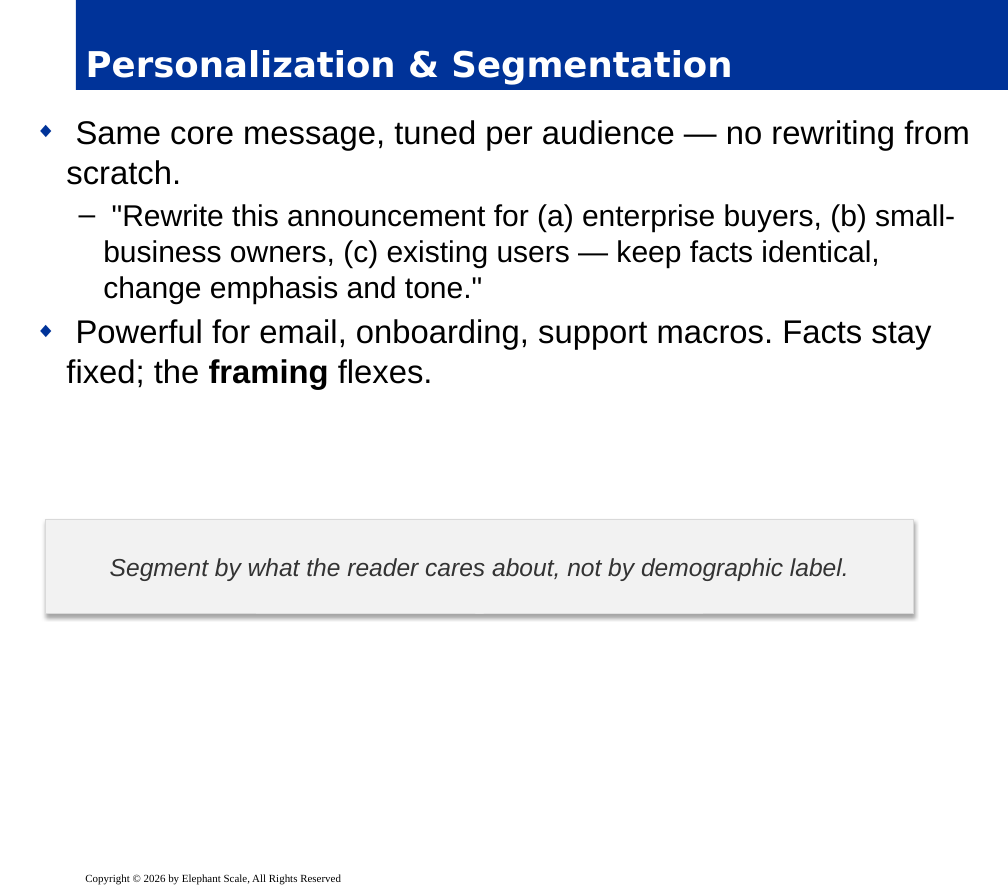
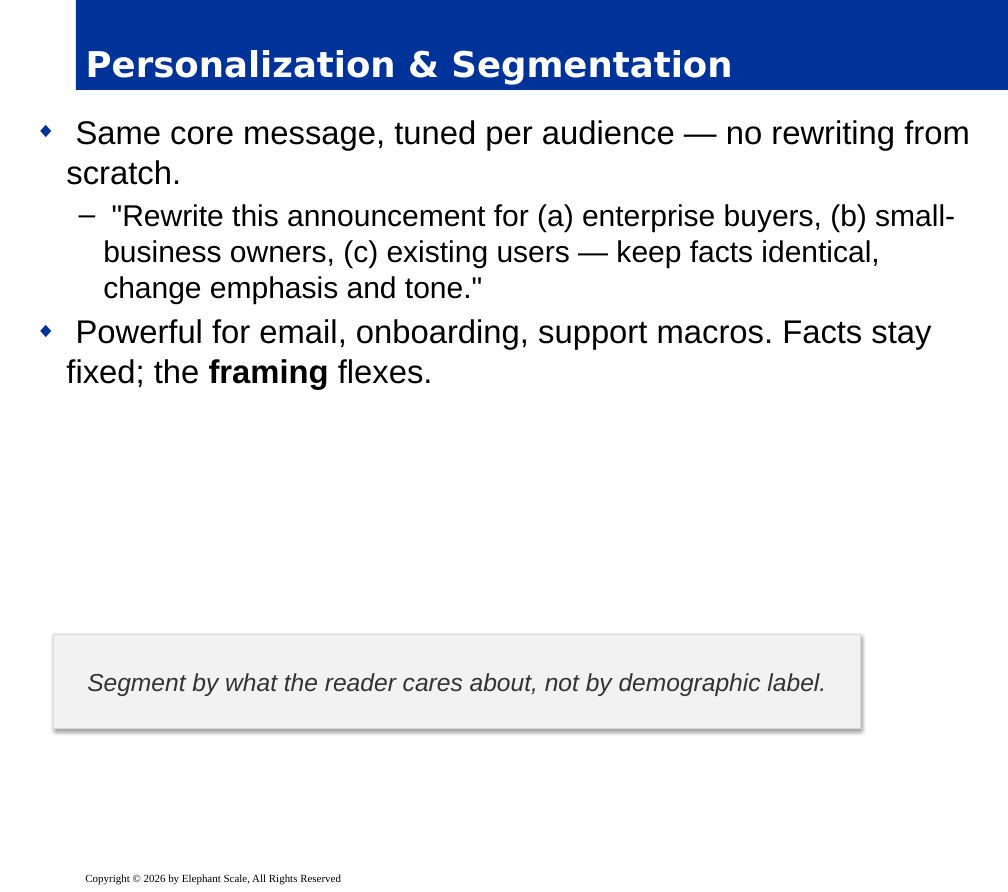
Before and after one commit to elephantscale/Prompt_Engineering_for_Business_Professionals, a slide deck: slide 8 of slides/release/03-business-scenarios.pptx. Drawn at 1008x892 pixels with LibreOffice and Linux fonts; fonts in the diff are those of the drawing; background and template pictures are left out. Boxes give left, top, right and bottom in pixels: in the first picture for what was removed or moved away, otherwise in the second. Text is boxed around its words. In the diff, an @@ line names an element or a change of style, - is before the commit and + after.

```diff
--- a/slides/release/03-business-scenarios.pptx
+++ b/slides/release/03-business-scenarios.pptx
@@ rectangle "Segment by what the reader ...": place and size @@
-rectangle "Segment by what the reader ..." at (45, 520, 914, 615)
+rectangle "Segment by what the reader ..." at (53, 634, 860, 729)
```
Also in this commit, not shown: 6 other slides changed.
